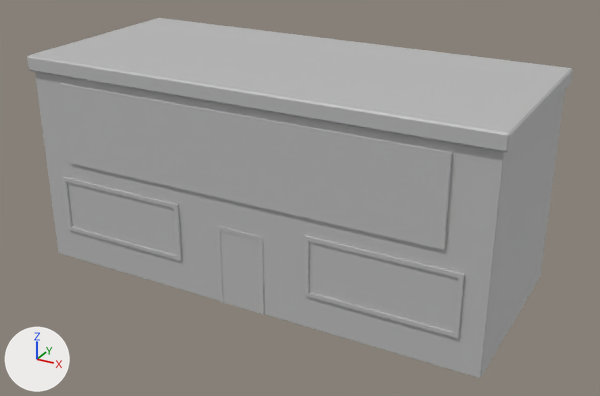
What one commit did to the FBX model Assets/_Models 3D/Mercado.fbx.
Before and after are seen from a camera (50 mm lens) standing at (13.07, -10.0, 7.42) and looking at (6.41, 2.12, 1.36). The lights are fixed; the arrows at lower left show +X, +Y and +Z. Where no turn or scale is listed for an object, it has been applied to the vertices.

Script lines for the objects in view, before the commit:
```python
me_mesh = bpy.data.meshes.new('Mesh')
me_mesh.from_pydata(...)  # a box spanning x -3.59..3.59, y -0.04..0.04, z -0.74..0.74
me_mesh.materials.append(mat_lambert1)  # grey #bcbcbc
me_mesh_001 = bpy.data.meshes.new('Mesh.001')
me_mesh_001.from_pydata(...)  # 216 vertices, 218 faces; spans x -4.72..3.79, y -1.8..1.8, z -1.36..2.39
me_mesh_001.materials.append(mat_lambert1)  # grey #bcbcbc
me_mesh_002 = bpy.data.meshes.new('Mesh.002')
me_mesh_002.from_pydata(...)  # 24 vertices, 26 faces; spans x -4.32..4.32, y -1.9..1.9, z -0.14..0.14
me_mesh_002.materials.append(mat_lambert1)  # grey #bcbcbc
me_mesh_003 = bpy.data.meshes.new('Mesh.003')
me_mesh_003.from_pydata(...)  # 36 vertices, 34 faces; spans x -1.31..1.31, y -0.04..0.04, z -0.54..0.54
me_mesh_003.materials.append(mat_lambert1)  # grey #bcbcbc
me_mesh_004 = bpy.data.meshes.new('Mesh.004')
me_mesh_004.from_pydata(...)  # 28 vertices, 25 faces; spans x -0.448..0.448, y -0.055..0.055, z -0.737..0.737
me_mesh_004.materials.append(mat_casa_porta)  # grey #bcbcbc
me_mesh_005 = bpy.data.meshes.new('Mesh.005')
me_mesh_005.from_pydata(...)  # 36 vertices, 34 faces; spans x -1.31..1.31, y -0.04..0.04, z -0.54..0.54
me_mesh_005.materials.append(mat_lambert1)  # grey #bcbcbc
ob_pcube47 = bpy.data.objects.new('pCube47', me_mesh_001)
ob_pcube47.location = (6.65, 2.24, 1.24)
ob_pcube49 = bpy.data.objects.new('pCube49', me_mesh_003)
ob_pcube49.location = (3.64, 0.44, 1.04)
ob_pcube51 = bpy.data.objects.new('pCube51', me_mesh)
ob_pcube51.location = (6.14, 0.43, 2.65)
ob_pcube53 = bpy.data.objects.new('pCube53', me_mesh_002)
ob_pcube53.location = (6.19, 2.24, 3.69)
ob_pcube67 = bpy.data.objects.new('pCube67', me_mesh_004)
ob_pcube67.location = (6.19, 0.47, 0.62)
ob_pcube77 = bpy.data.objects.new('pCube77', me_mesh_005)
ob_pcube77.location = (8.74, 0.44, 1.04)
```
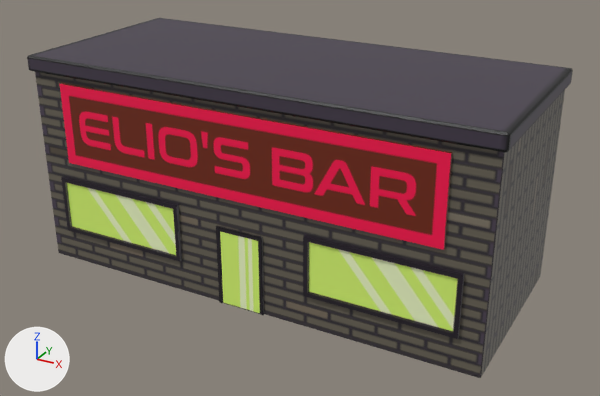
What differs and where, as boxes [x1, y1, x2, y2] in the pictures (600 x 396 px):
'pCube47', recoloured: [35, 72, 565, 378] in both
'pCube53', recoloured: [27, 18, 573, 152] in both
'pCube51', recoloured (grey to red): [60, 83, 452, 250] in both
'pCube77', recoloured, moved (grey to black): before [304, 235, 465, 338]; after [303, 235, 465, 339]
'pCube49', recoloured, moved (grey to black): before [62, 177, 182, 261]; after [61, 177, 182, 261]
'pCube67', recoloured, moved: before [217, 226, 264, 315]; after [216, 226, 264, 315]

The change in detail:
Picture 'Textura_Mercado.png' (img_textura_mercado_png) is new.
Material 'lambert9' (mat_lambert9) is new.
Its texture is img_textura_mercado_png.
me_mesh_002 has 24 vertices, 26 faces and spans x -4.32..4.32, y -1.9..1.9, z -0.14..0.14.
me_mesh_002 no longer uses material mat_lambert1 (grey #bcbcbc).
me_mesh_002 now uses material mat_lambert9 (picture img_textura_mercado_png).
me_mesh_003 has 36 vertices, 34 faces and spans x -1.31..1.31, y -0.04..0.04, z -0.54..0.54.
me_mesh_003 no longer uses material mat_lambert1 (grey #bcbcbc).
me_mesh_003 now uses material mat_lambert9 (picture img_textura_mercado_png).
me_mesh_004 has 28 vertices, 25 faces and spans x -0.448..0.448, y -0.055..0.055, z -0.737..0.737.
me_mesh_004 no longer uses material mat_casa_porta (grey #bcbcbc).
me_mesh_004 now uses material mat_lambert9 (picture img_textura_mercado_png).
me_mesh_005 has 36 vertices, 34 faces and spans x -1.31..1.31, y -0.04..0.04, z -0.54..0.54.
me_mesh_005 no longer uses material mat_lambert1 (grey #bcbcbc).
me_mesh_005 now uses material mat_lambert9 (picture img_textura_mercado_png).
me_mesh has 8 vertices, 6 faces and spans x -3.59..3.59, y -0.04..0.04, z -0.74..0.74.
me_mesh no longer uses material mat_lambert1 (grey #bcbcbc).
me_mesh now uses material mat_lambert9 (picture img_textura_mercado_png).
me_mesh_001 has 216 vertices, 218 faces and spans x -4.72..3.79, y -1.8..1.8, z -1.36..2.39.
me_mesh_001 no longer uses material mat_lambert1 (grey #bcbcbc).
me_mesh_001 now uses material mat_lambert9 (picture img_textura_mercado_png).
Object 'pCube49' (ob_pcube49) moves from (3.64, 0.44, 1.04) to (3.64, 0.41, 1.04).
Object 'pCube67' (ob_pcube67) moves from (6.19, 0.47, 0.62) to (6.19, 0.45, 0.62).
Object 'pCube77' (ob_pcube77) moves from (8.74, 0.44, 1.04) to (8.74, 0.41, 1.04).
